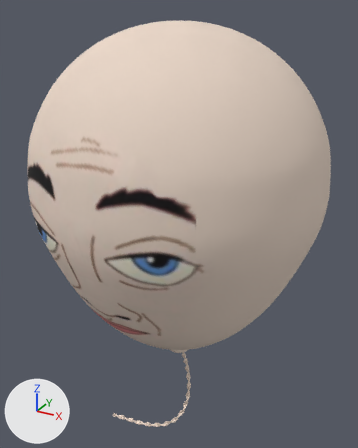
A saved change to the OBJ model Proyecto/Proyecto/Models/Roberto/ballonyFinal.obj.
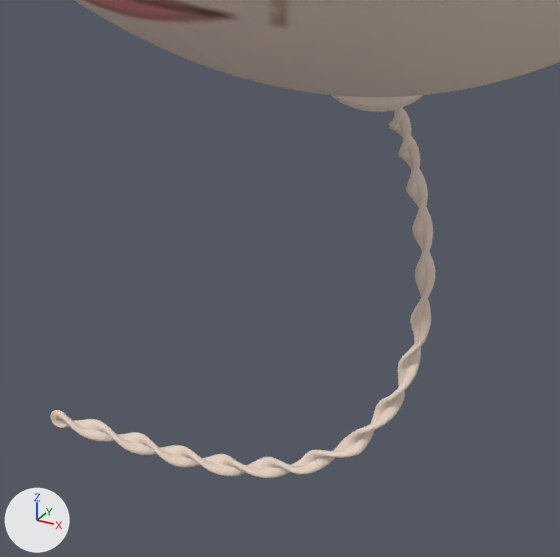
The first picture shows the older version from a camera (50 mm lens) standing at (1.73, -3.16, 3.9) and looking at (-0.08, 0.14, 2.26). The close-ups show both versions on the part from 29% to 60% of the width and 74% to 99% of the height of that picture; other places that the commit changed are outside them. Every picture has the same lights, and +X, +Y and +Z are marked at lower left. Where no turn or scale is listed for an object, it has been applied to the vertices.

The first close-up shows 'Balloony', 'Balloony_pito', 'Balloony_thread'.
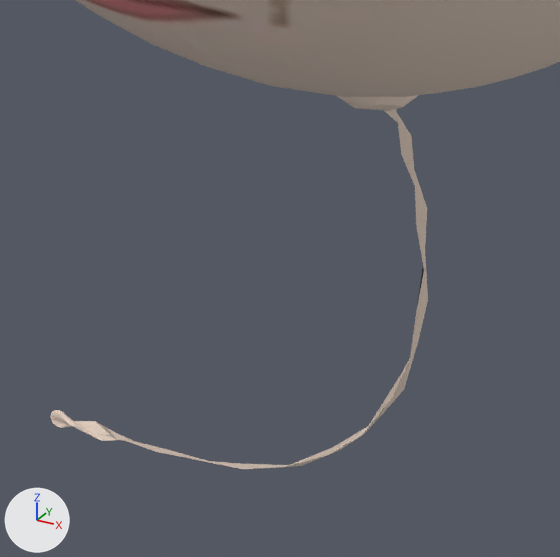
Patch to the scene script:
```diff
--- a/Proyecto/Proyecto/Models/Roberto/ballonyFinal.obj.py
+++ b/Proyecto/Proyecto/Models/Roberto/ballonyFinal.obj.py
@@ me_balloony_thread @@
 # used by ob_balloony_thread; location = (0.0, 0.0, 0.0)
-me_balloony_thread.from_pydata(...)  # 4640 vertices, 4608 faces; spans x -0.781..0.021, y -0.027..0.257, z -0.03..1.14
+me_balloony_thread.from_pydata(...)  # 132 vertices, 188 faces; spans x -0.781..0.021, y -0.025..0.257, z -0.03..1.14
+# me_balloony_thread part 1: 4508 vertices removed from x -0.781..0.021, y -0.027..0.257, z -0.029..1.139
 me_balloony_thread.materials.append(mat_material_001)
```

Location of each change, (x1, y1, x2, y2) in pixels of the close-ups (560 x 557 px):
'Balloony_thread', reshaped: before (50, 107, 436, 478); after (51, 109, 428, 469)
part 1 of me_balloony_thread, deleted: before (50, 107, 436, 478)
